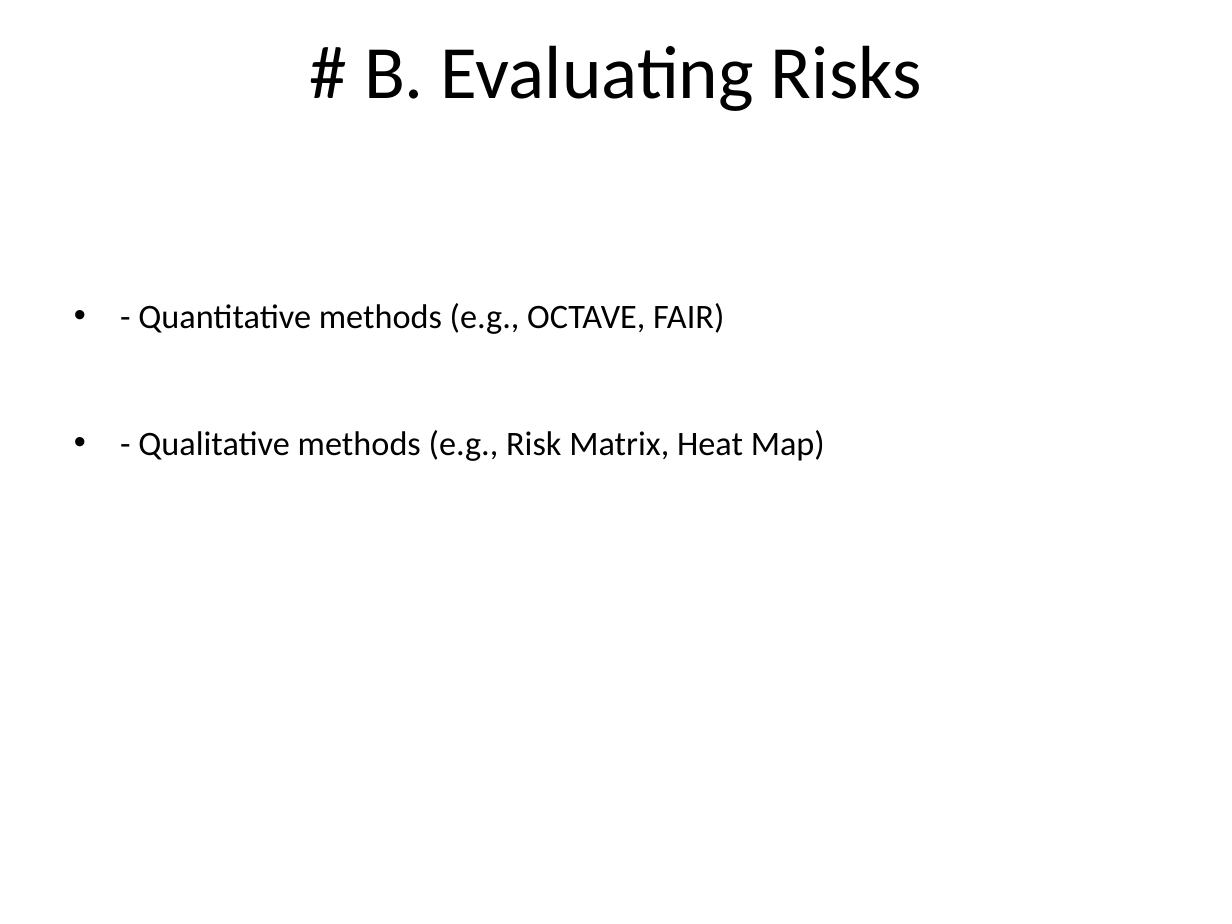
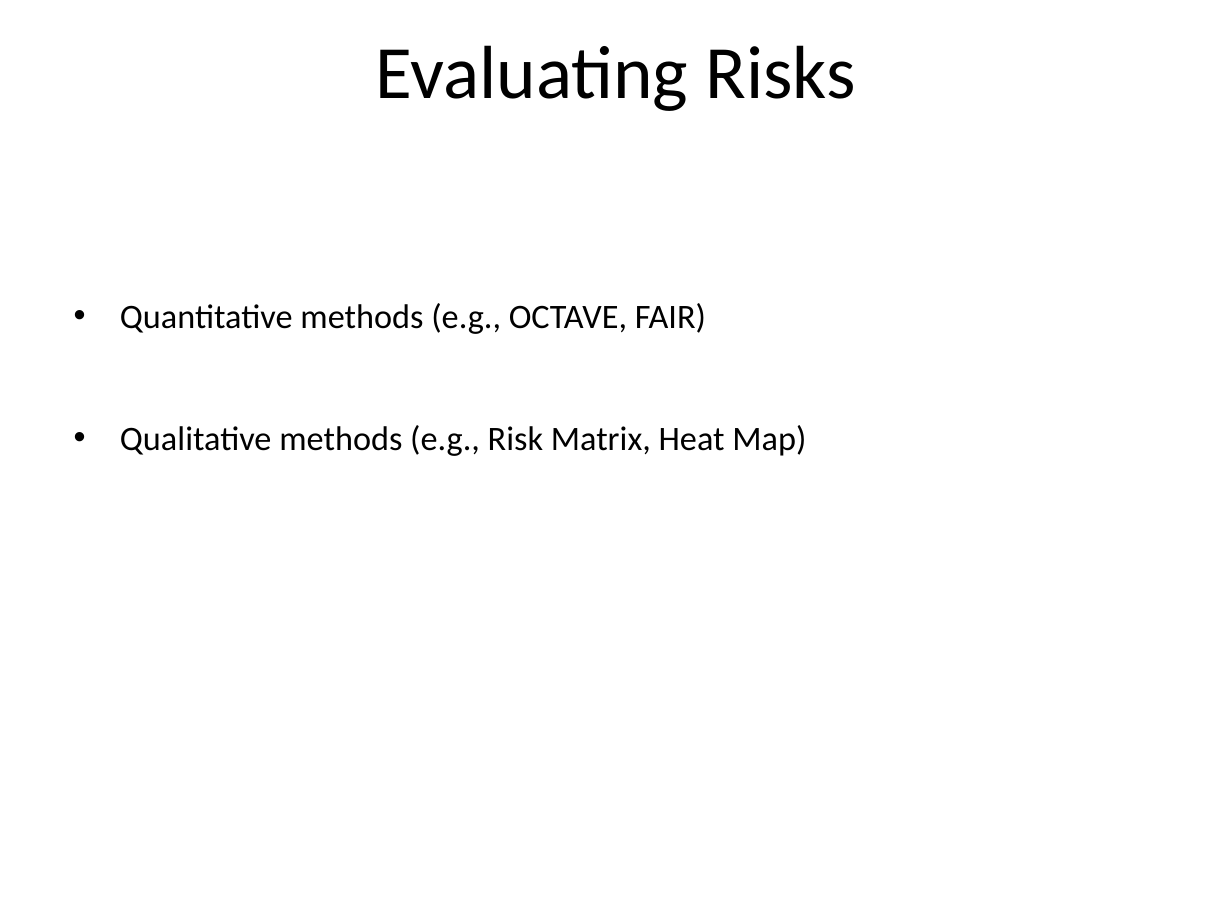
Before and after one commit to tal-training/secure-development, a slide deck: slide 10 of Day1/Introduction to Information Security/0-Introduction-to-Information-Security.md.pptx. Drawn at 1232x924 pixels with LibreOffice and Linux fonts; fonts in the diff are those of the drawing. Boxes give left, top, right and bottom in pixels: in the first picture for what was removed or moved away, otherwise in the second. Text is boxed around its words. In the diff, an @@ line names an element or a change of style, - is before the commit and + after.

```diff
--- a/Day1/Introduction to Information Security/0-Introduction-to-Information-Security.md.pptx
+++ b/Day1/Introduction to Information Security/0-Introduction-to-Information-Security.md.pptx
@@ title at (375, 45, 855, 111): text changed @@
-# B. Evaluating Risks
+Evaluating Risks
@@ text at (120, 303, 806, 456): text changed @@
-• - Quantitative methods (e.g., OCTAVE, FAIR)
-• - Qualitative methods (e.g., Risk Matrix, Heat Map)
+• Quantitative methods (e.g., OCTAVE, FAIR)
+• Qualitative methods (e.g., Risk Matrix, Heat Map)
```
Also in this commit, not shown: 28 other slides changed, 6 other files.
